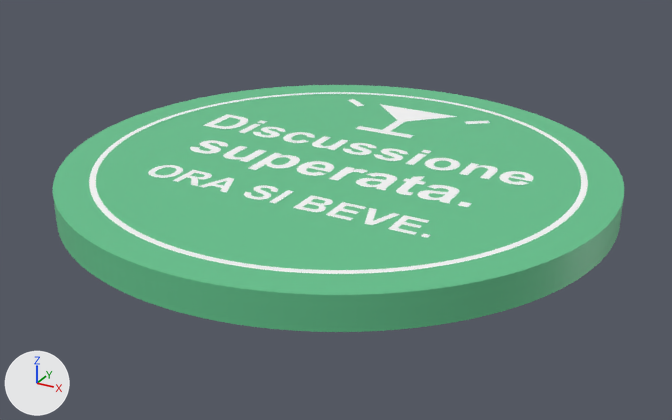
The glTF model public/products/sottobicchiere-discussione-superata.glb: old version first, new version second.
The view is the same before and after, from a 50 mm lens placed at (0.0533, -0.0976, 0.046), pointed at (0.0006, -0.0017, -0.002). The axes (+X, +Y, +Z) are drawn at lower left. The lights are the same throughout. The picture after the commit comes second. Where no turn or scale is listed for an object, it has been applied to the vertices. Vertices at exactly the same position are counted once.

In view in the first picture: 'coaster_base', 'coaster_ink'.
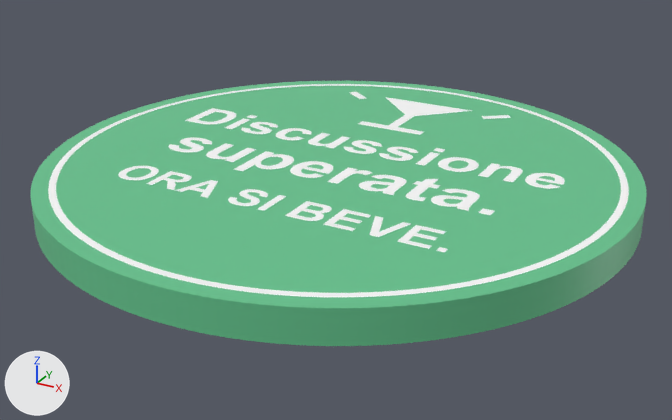
What the commit changed:
me_coaster_base is used by ob_coaster_base; location (0.0, 0.0, 0.0).
me_coaster_base had 4952 vertices, 9900 faces and spanned x -0.035..0.035, y -0.035..0.035, z 0.0..0.004.
me_coaster_base now has 4952 vertices, 9900 faces and spans x -0.0375..0.0375, y -0.0375..0.0375, z 0.0..0.004.
me_coaster_base part 1: 4952 of 4952 vertices moved; they spanned x -0.035..0.035, y -0.035..0.035, z 0.0..0.004 and now span x -0.0375..0.0375, y -0.0375..0.0375, z 0.0..0.004; mean shift (-0.0001, -0.0003, 0.0).
me_coaster_ink is used by ob_coaster_ink; location (0.0, 0.0, 0.0).
me_coaster_ink had 4632 vertices, 9172 faces and spanned x -0.0308..0.0308, y -0.0308..0.0308, z 0.0034..0.004.
me_coaster_ink now has 4632 vertices, 9172 faces and spans x -0.0355..0.0355, y -0.0355..0.0355, z 0.0034..0.004.
me_coaster_ink part 2: the whole mesh is scaled about its middle by (1.15, 1.15, 1).

Pixel boxes [x1, y1, x2, y2] of what changed, in the pictures (672 x 420 px):
'coaster_base', reshaped (8% wider, 7% taller)
    before: [53, 85, 624, 332]
    after: [30, 81, 647, 346]
'coaster_ink', rescaled (16% wider, 17% taller)
    before: [89, 92, 588, 274]
    after: [48, 84, 629, 297]
